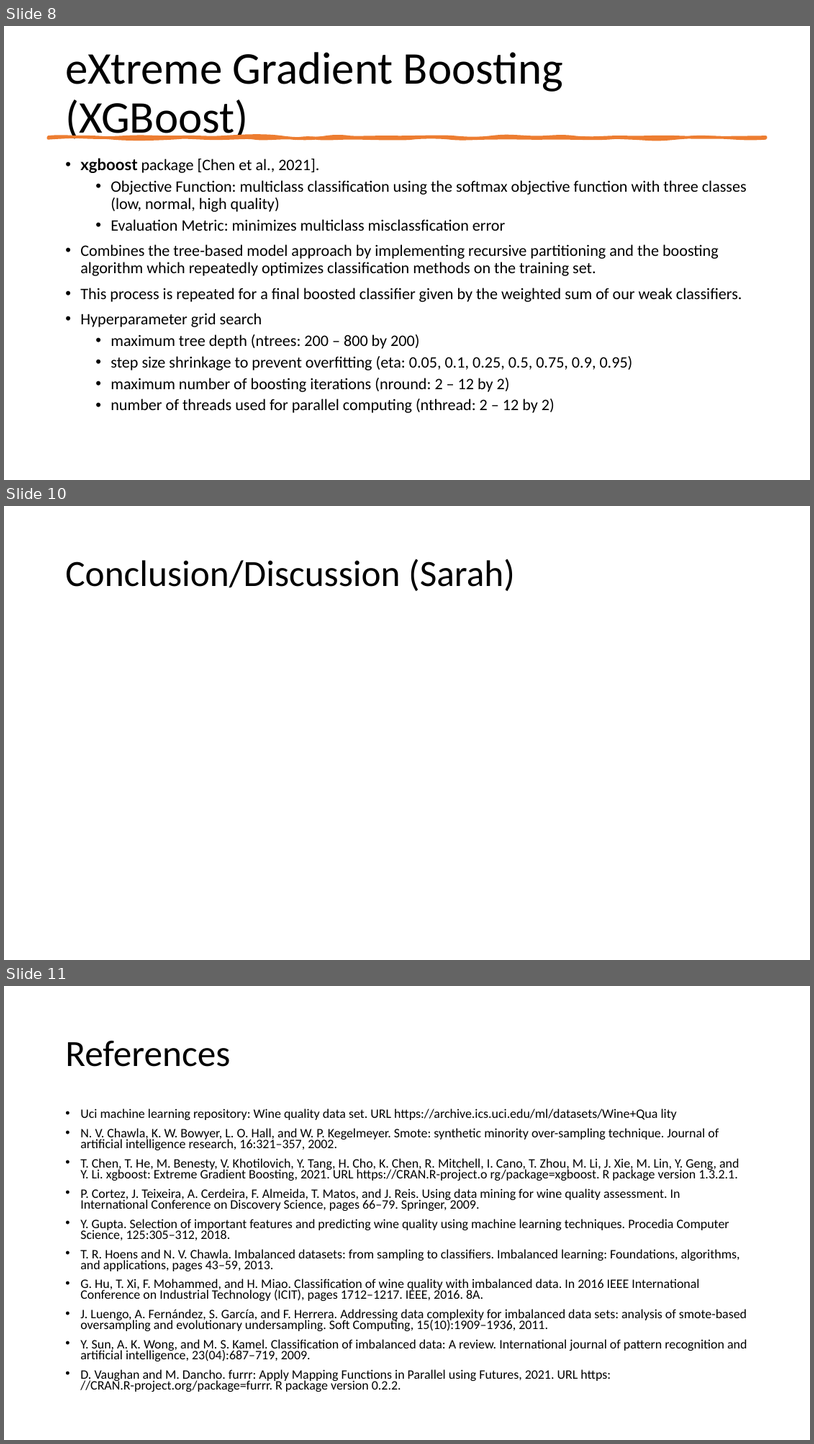
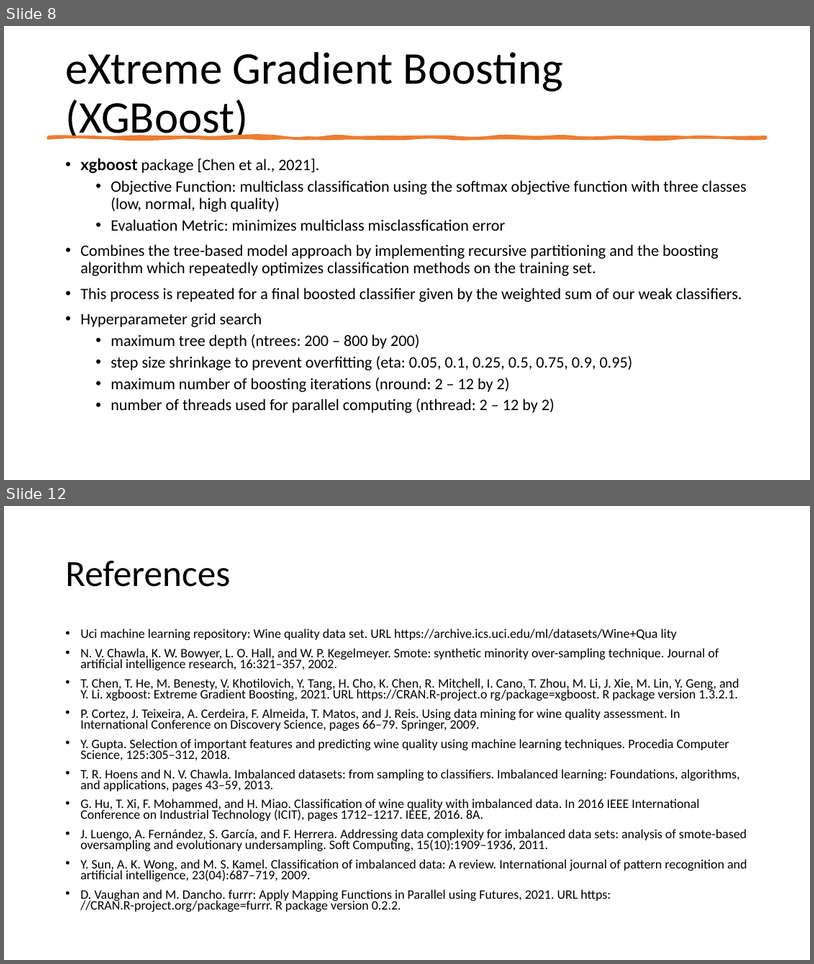
Before and after one commit to earobinson95/Statistical-Learning-Project-UNL-STAT983, a slide deck: presentation/final-presentation.pptx. Shown one above the other, each under a label of ours: slides 8, 10 and 11 before the commit, slides 8 and 12 after it; the slides between them are not shown. The pictures are 814x1444 and 814x964 pixels, drawn with LibreOffice and Linux fonts; fonts in the diff are those of the drawing. Boxes give left, top, right and bottom in pixels: in the first picture for what was removed or moved away, otherwise in the second. Text is boxed around its words. In the diff, an @@ line names an element or a change of style, - is before the commit and + after.

Commit message:
Results and Discussion slides filled out, added an additional slide for tuning parameters before seeing the final slide.

```diff
--- a/presentation/final-presentation.pptx
+++ b/presentation/final-presentation.pptx
@@ slide 10 removed at <box>4,506,810,960</box>, background #FFFFFF @@
@@ title removed at <box>65,559,515,591</box> @@
-Conclusion/Discussion (Sarah)
@@ what was slide 11 is now slide 12 @@
```
Also in this commit, not shown: 1 slide changed, 3 slides added, 1 other slide removed.
